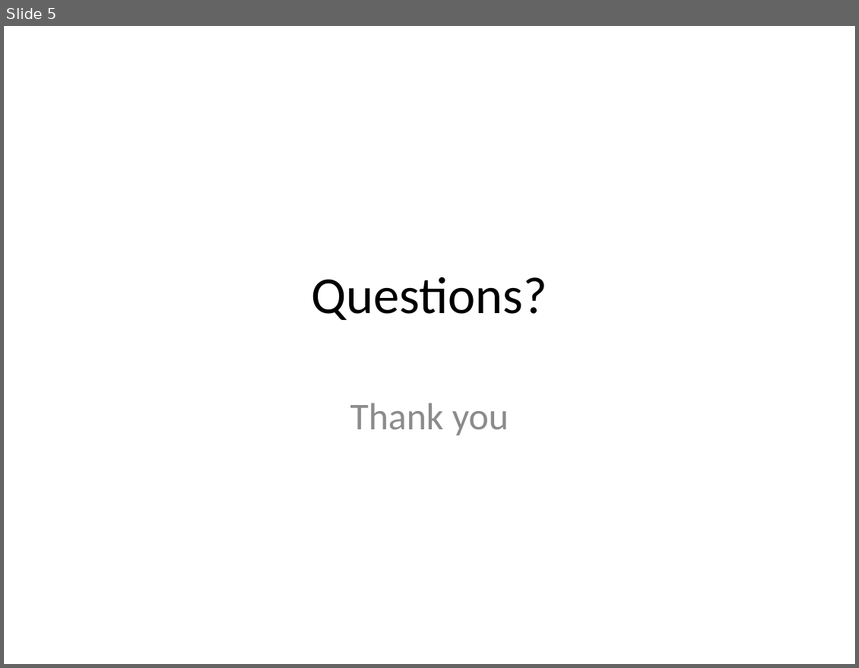
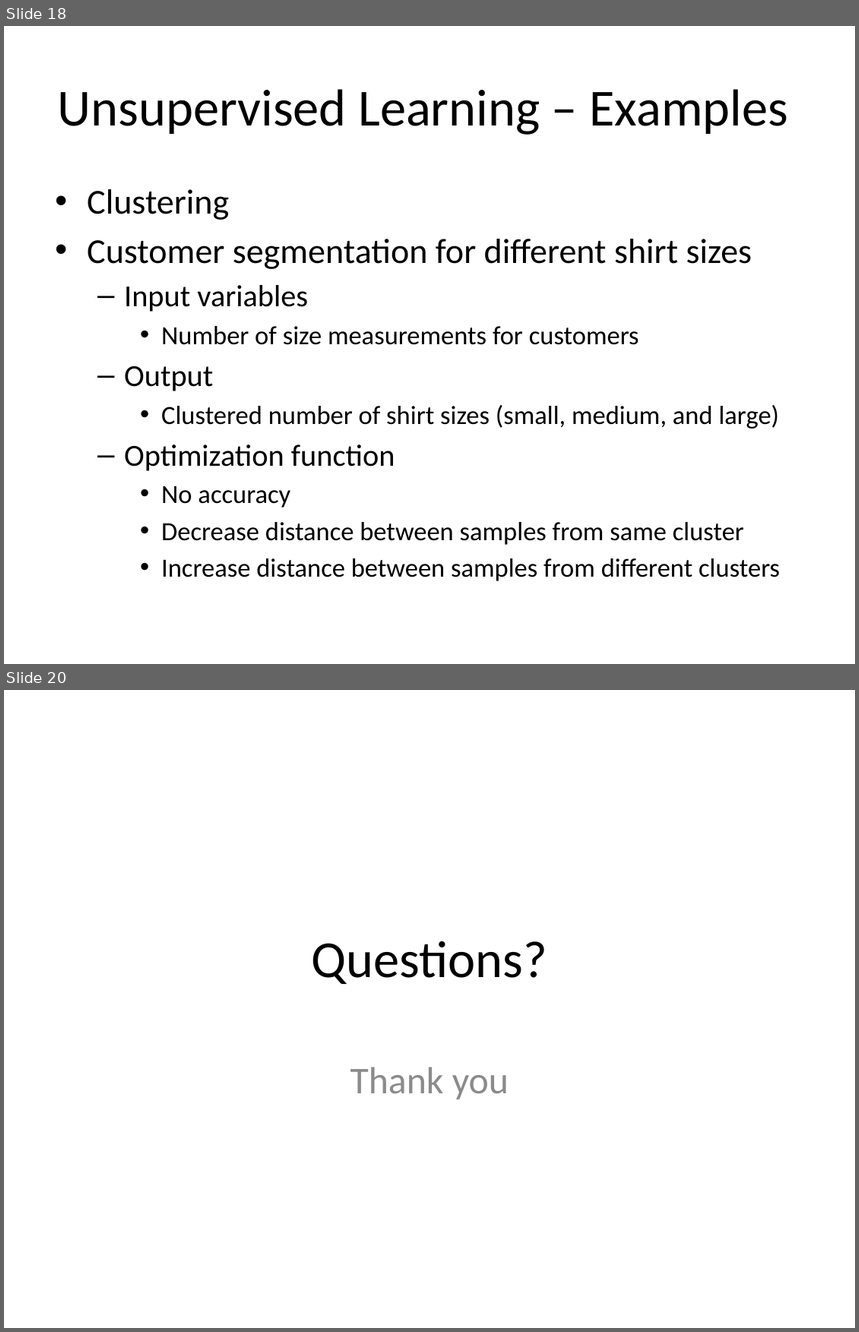
Before and after one commit to look4pritam/ArtificialIntelligence, a slide deck: presentations/AI/ArtificialIntelligence.pptx. Shown one above the other, each under a label of ours: slide 5 before the commit, slides 18 and 20 after it; the slides between them are not shown. The pictures are 859x668 and 859x1332 pixels, drawn with LibreOffice and Linux fonts; fonts in the diff are those of the drawing. Boxes give left, top, right and bottom in pixels: in the first picture for what was removed or moved away, otherwise in the second. Text is boxed around its words. In the diff, an @@ line names an element or a change of style, - is before the commit and + after.

```diff
--- a/presentations/AI/ArtificialIntelligence.pptx
+++ b/presentations/AI/ArtificialIntelligence.pptx
@@ slide 18 added at (4, 26, 855, 664), background #FFFFFF @@
@@ title added at (58, 89, 788, 135), 44 pt, text #000000 @@
+Unsupervised Learning – Examples
@@ text added at (87, 189, 780, 582), 22.2 pt, text #000000 @@
+• Clustering
+• Customer segmentation for different shirt sizes
+  – Input variables
+    • Number of size measurements for customers
+  – Output
+    • Clustered number of shirt sizes (small, medium, and large)
+  – Optimization function
+    • No accuracy
+    • Decrease distance between samples from same cluster
+    • Increase distance between samples from different clusters
@@ what was slide 5 is now slide 20 @@
```
Also in this commit, not shown: 2 slides changed, 14 other slides added.
